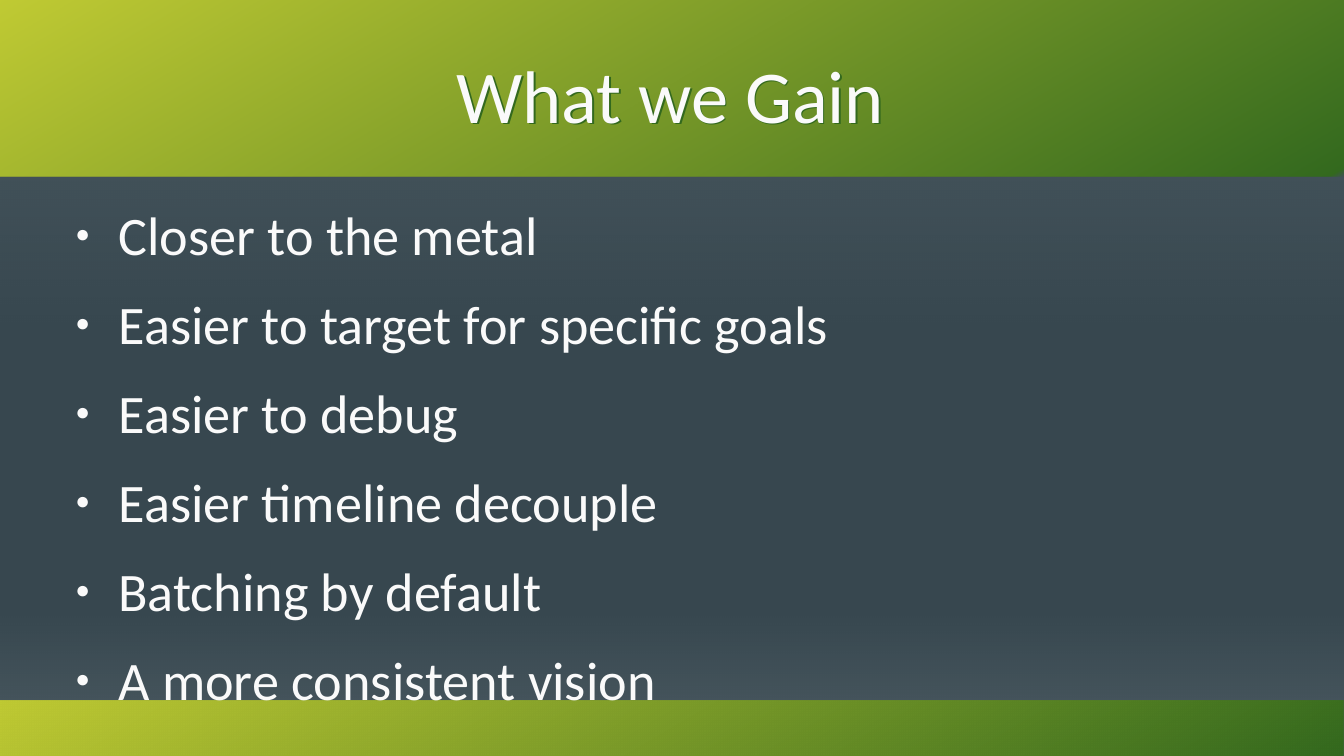
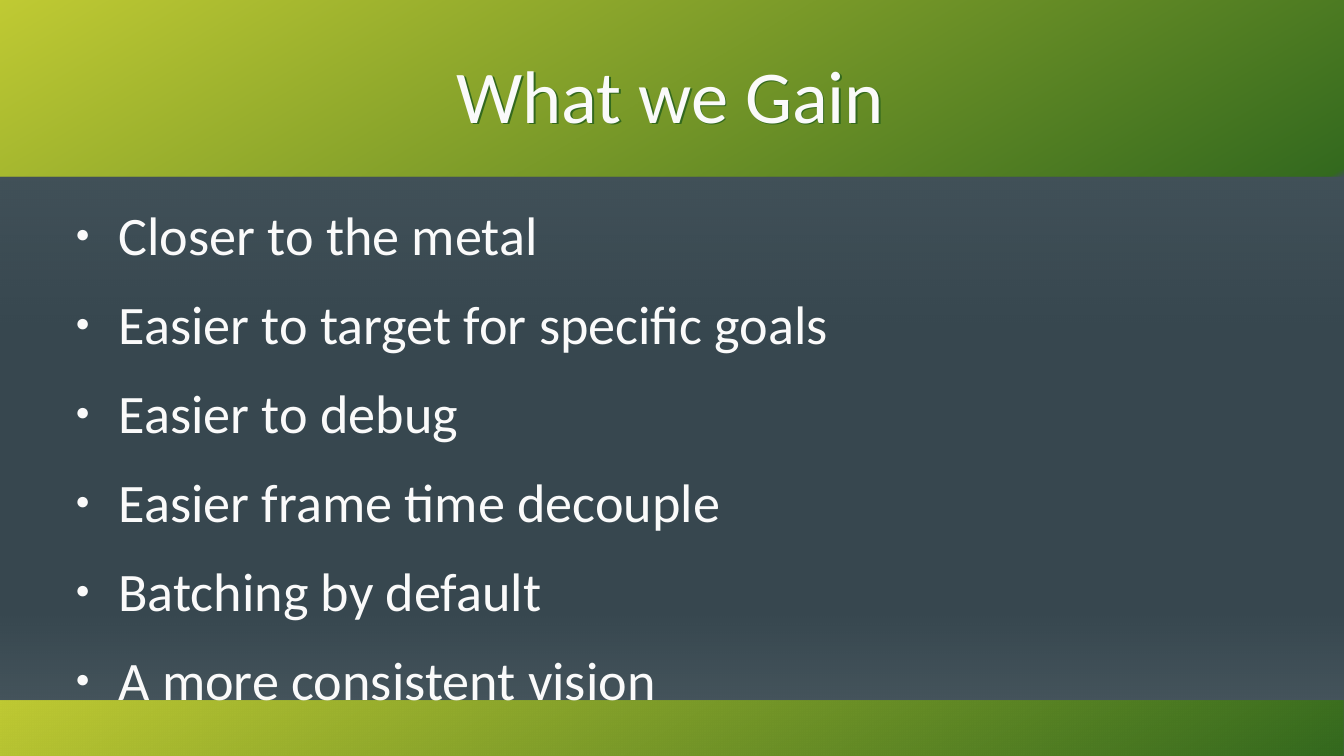
Before and after one commit to KenzieMac130/CitrusToolbox, a slide deck: slide 53 of docs/MovingToGpuDrivenRendering.odp (slide 54 before the commit). Drawn at 1344x756 pixels with LibreOffice and Linux fonts; fonts in the diff are those of the drawing. Boxes give left, top, right and bottom in pixels: in the first picture for what was removed or moved away, otherwise in the second. Text is boxed around its words. In the diff, an @@ line names an element or a change of style, - is before the commit and + after.

```diff
--- a/docs/MovingToGpuDrivenRendering.odp
+++ b/docs/MovingToGpuDrivenRendering.odp
@@ text at (119, 484, 720, 531): text changed @@
-● Easier timeline decouple
+● Easier frame time decouple
```
Also in this commit, not shown: 6 other slides changed, 2 slides added, 3 slides removed, 30 other files.
